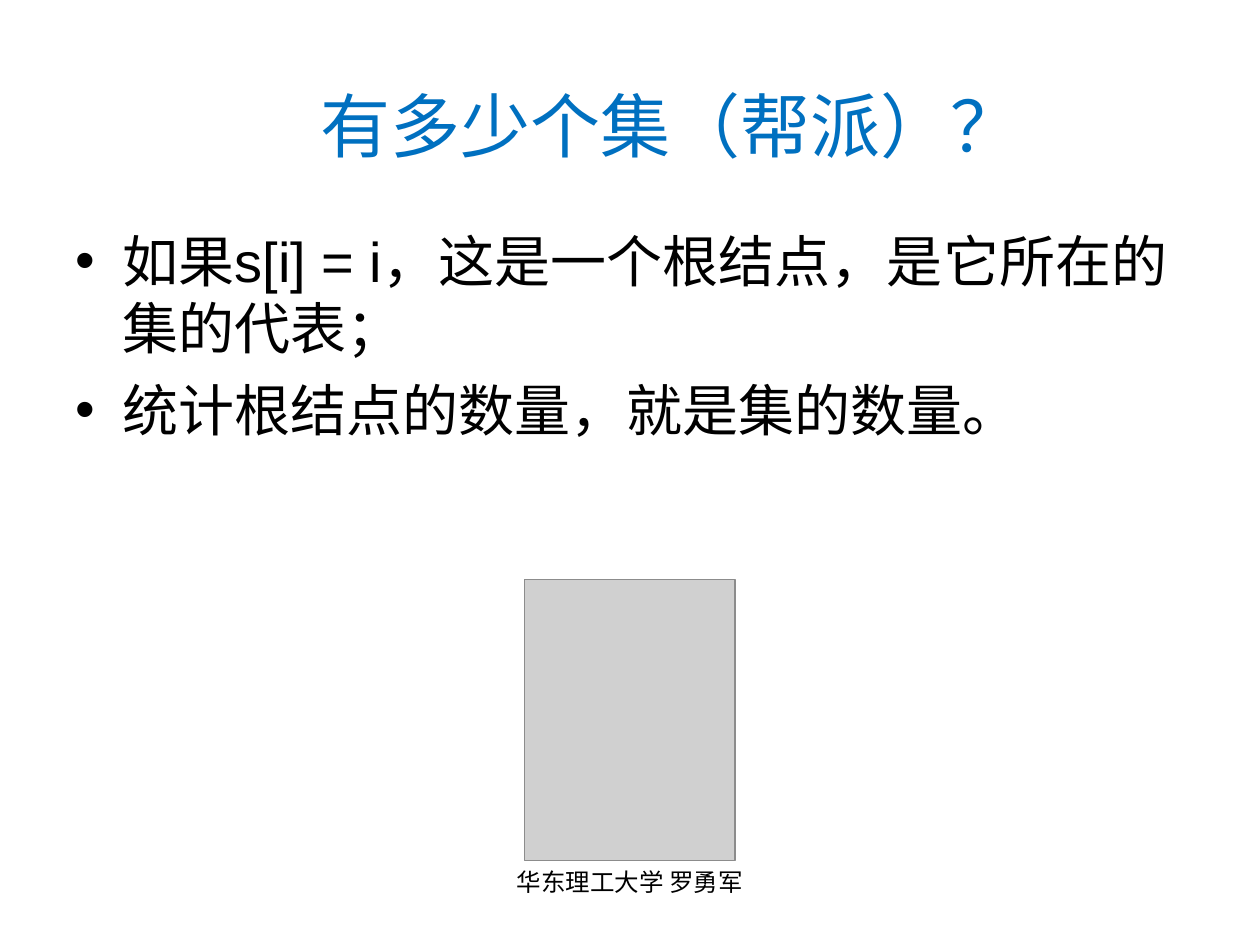
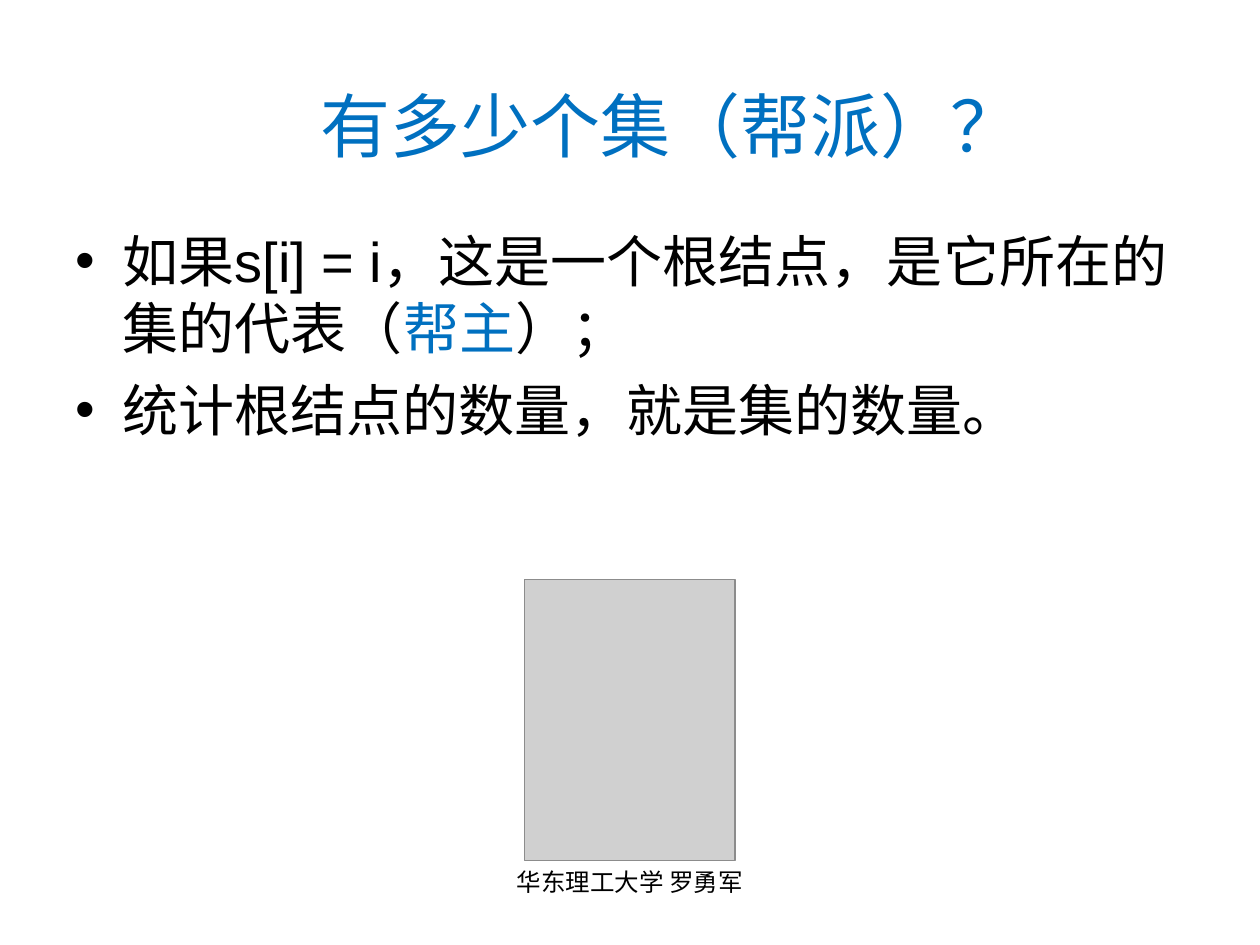
Before and after one commit to luoyongjun999/code, a slide deck: slide 13 of 第5章高级数据结构(上).ppt. Drawn at 1260x945 pixels with LibreOffice and Linux fonts; fonts in the diff are those of the drawing; grey boxes stand for pictures. Boxes give left, top, right and bottom in pixels: in the first picture for what was removed or moved away, otherwise in the second. Text is boxed around its words. In the diff, an @@ line names an element or a change of style, - is before the commit and + after.

```diff
--- a/第5章高级数据结构(上).ppt
+++ b/第5章高级数据结构(上).ppt
@@ text at <box>123,235,1167,358</box>: text changed @@
-• 如果s[i] = i，这是一个根结点，是它所在的集的代表；
+• 如果s[i] = i，这是一个根结点，是它所在的集的代表（帮主）；
```
Also in this commit, not shown: 7 other slides changed, 1 slide added.
